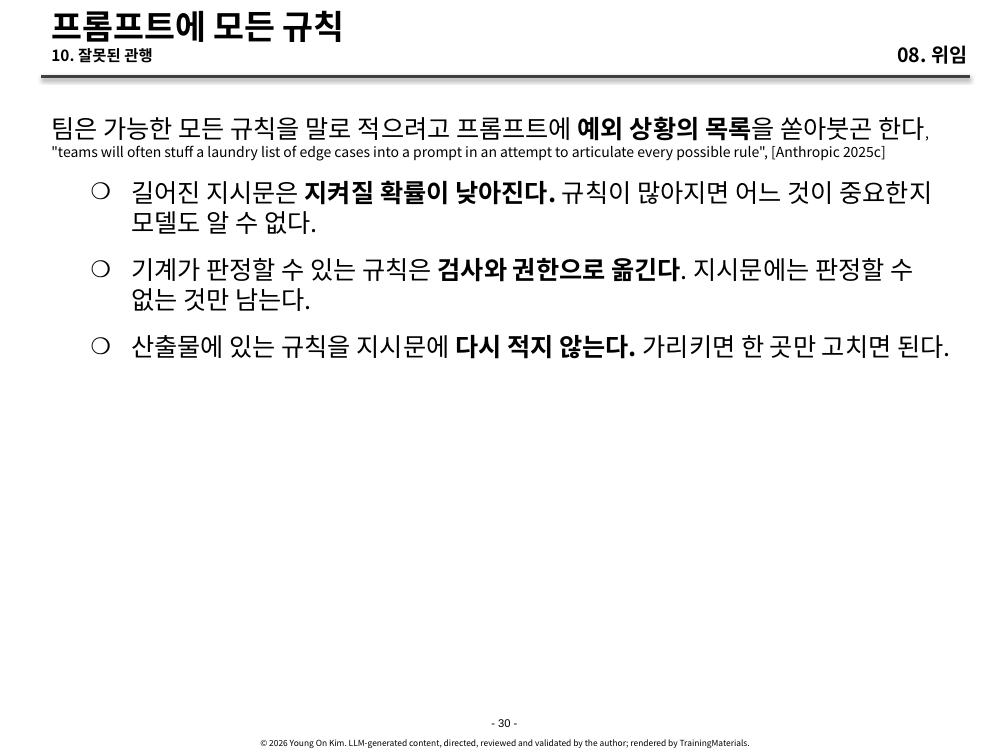
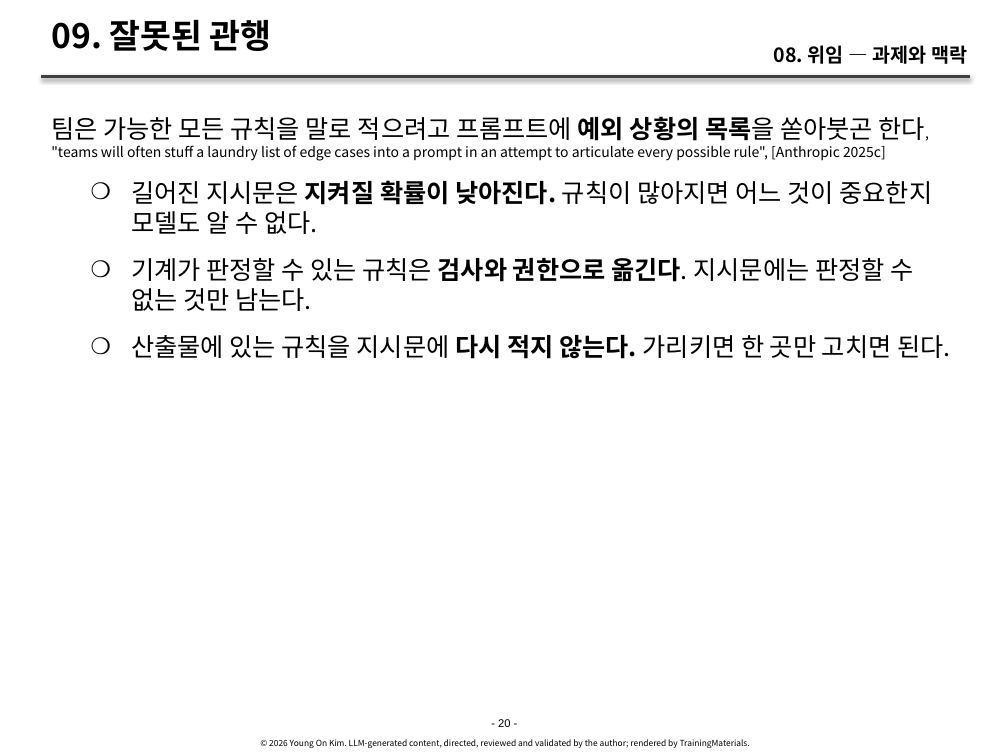
Before and after one commit to YoungSan77/TrainingMaterials, a slide deck: slide 20 of courses/ai-native/sessions/s08.pptx (slide 30 before the commit). Drawn at 1008x756 pixels with LibreOffice and Linux fonts; fonts in the diff are those of the drawing. Boxes give left, top, right and bottom in pixels: in the first picture for what was removed or moved away, otherwise in the second. Text is boxed around its words. In the diff, an @@ line names an element or a change of style, - is before the commit and + after.

```diff
--- a/courses/ai-native/sessions/s08.pptx
+++ b/courses/ai-native/sessions/s08.pptx
@@ title at [51,20,272,51]: text changed @@
-프롬프트에 모든 규칙
-10. 잘못된 관행
+09. 잘못된 관행
@@ text at [774,45,967,64]: text changed @@
-08. 위임
+08. 위임 — 과제와 맥락
@@ text at [498,719,510,727]: text changed @@
-- 30 -
+- 20 -
```
Also in this commit, not shown: 22 other slides changed, 1 slide added, 12 slides removed, 21 other files.
